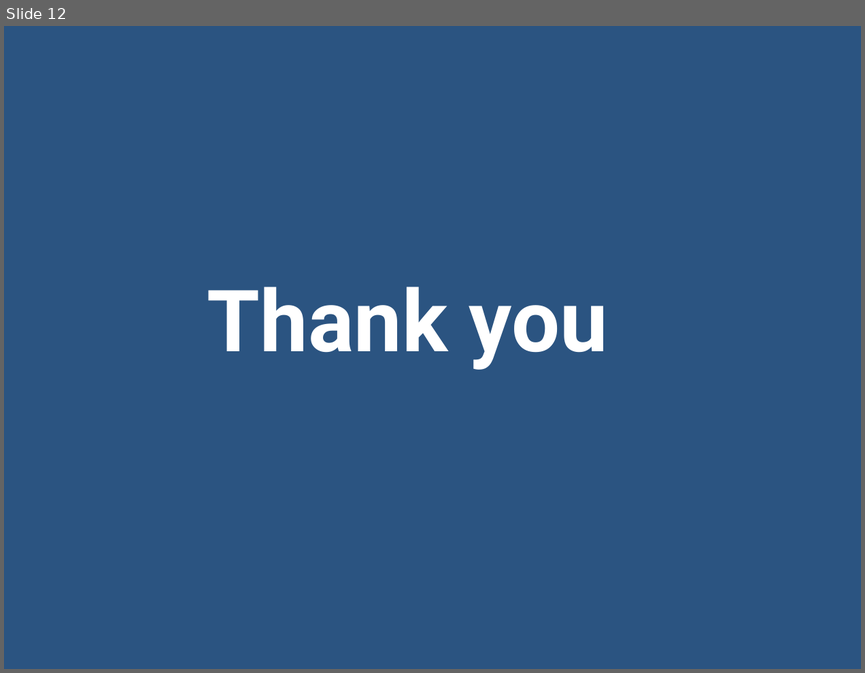
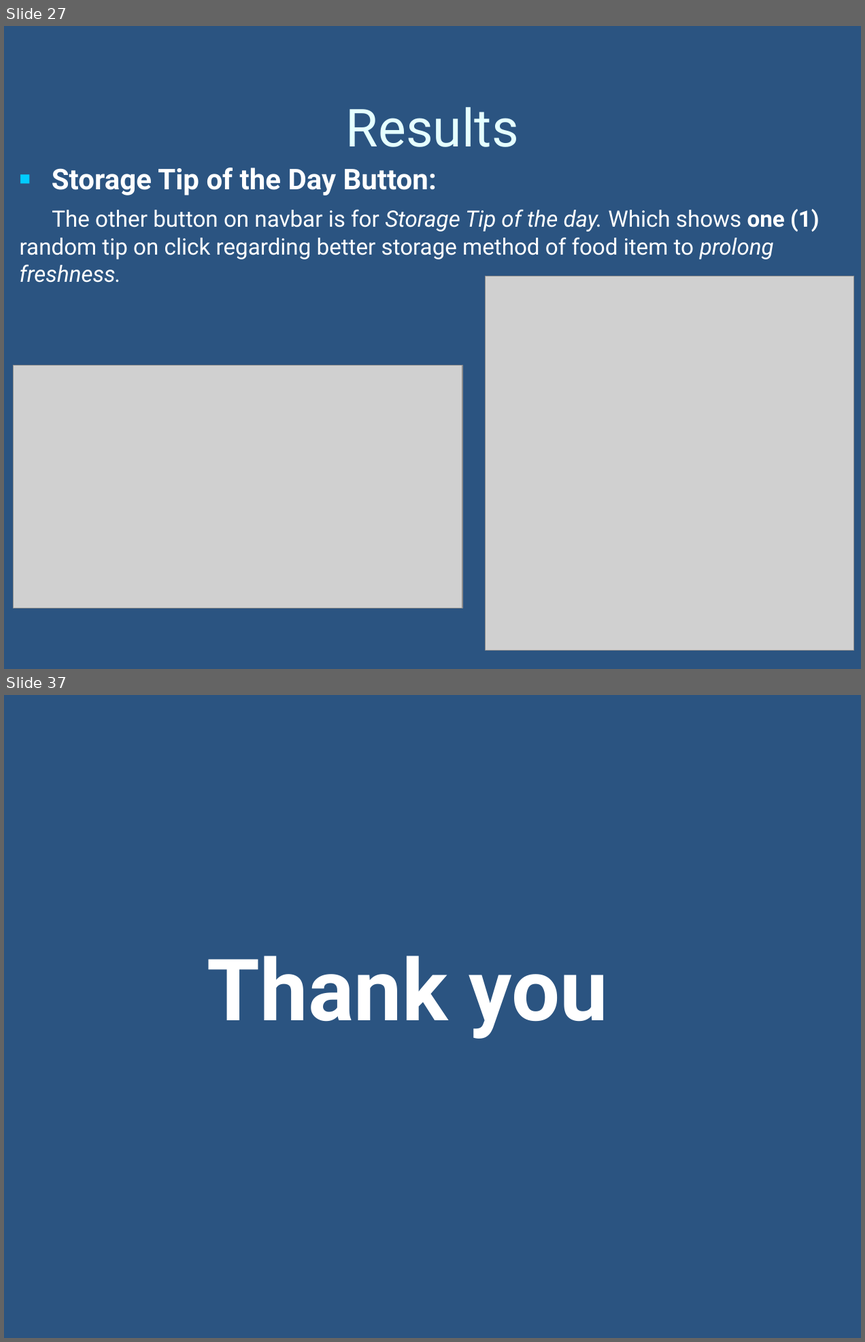
Before and after one commit to bc220403459/food_waste_management_system, a slide deck: documentation/2_FinalPresentation.pptx. Shown one above the other, each under a label of ours: slide 12 before the commit, slides 27 and 37 after it; the slides between them are not shown. The pictures are 865x673 and 865x1342 pixels, drawn with LibreOffice and Linux fonts; fonts in the diff are those of the drawing; grey boxes stand for pictures; background and template pictures are left out. Boxes give left, top, right and bottom in pixels: in the first picture for what was removed or moved away, otherwise in the second. Text is boxed around its words. In the diff, an @@ line names an element or a change of style, - is before the commit and + after.

```diff
--- a/documentation/2_FinalPresentation.pptx
+++ b/documentation/2_FinalPresentation.pptx
@@ slide 27 added at <box>4,26,861,669</box>, background picture (left out) @@
@@ title added at <box>346,107,519,147</box>, 44 pt, text #E5FFFF @@
+Results
@@ text added at <box>20,167,819,282</box>, 19 pt, text #FFFFFF @@
+■ Storage Tip of the Day Button:
+The other button on navbar is for Storage Tip of the day. Which shows one (1) random tip on click regarding better storage method of food item to prolong freshness.
@@ picture added at <box>485,276,854,650</box> @@
@@ picture added at <box>14,365,462,608</box> @@
@@ what was slide 12 is now slide 37 @@
```
Also in this commit, not shown: 8 slides changed, 26 other slides added, 2 slides removed, 5 other files.
